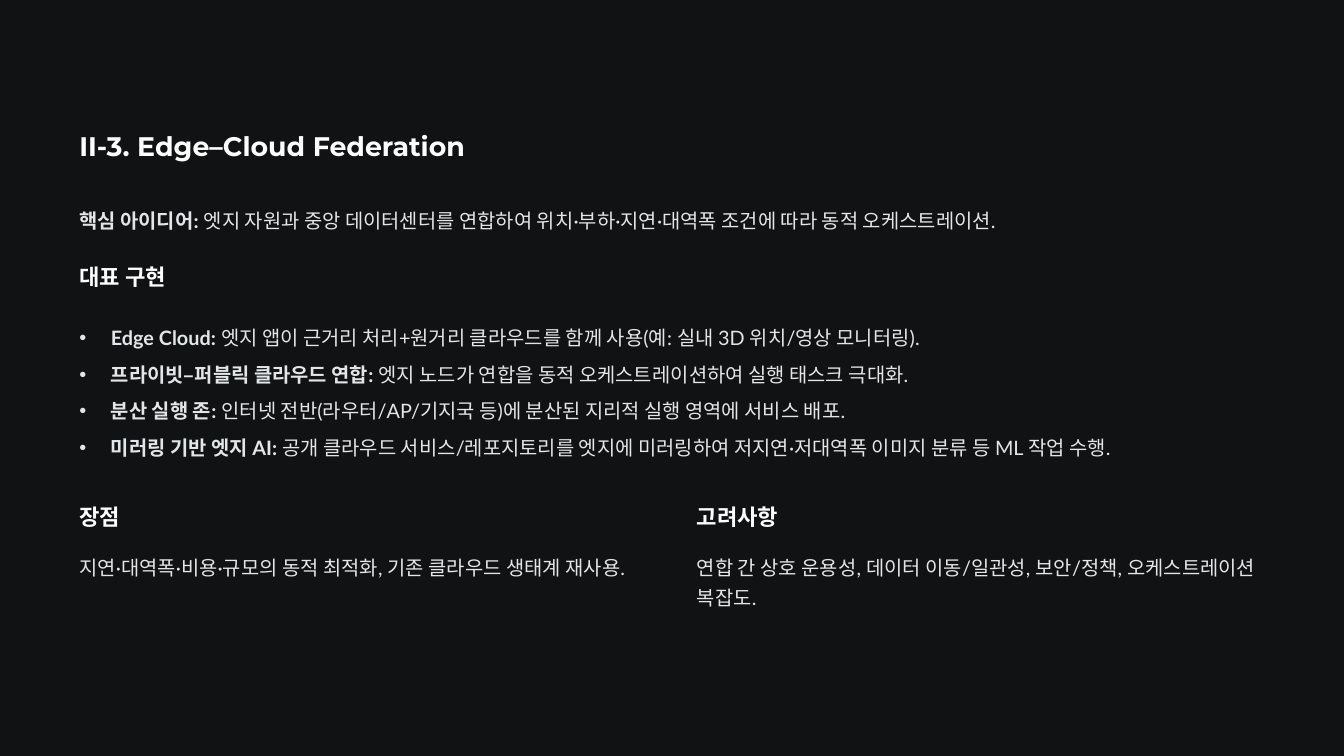
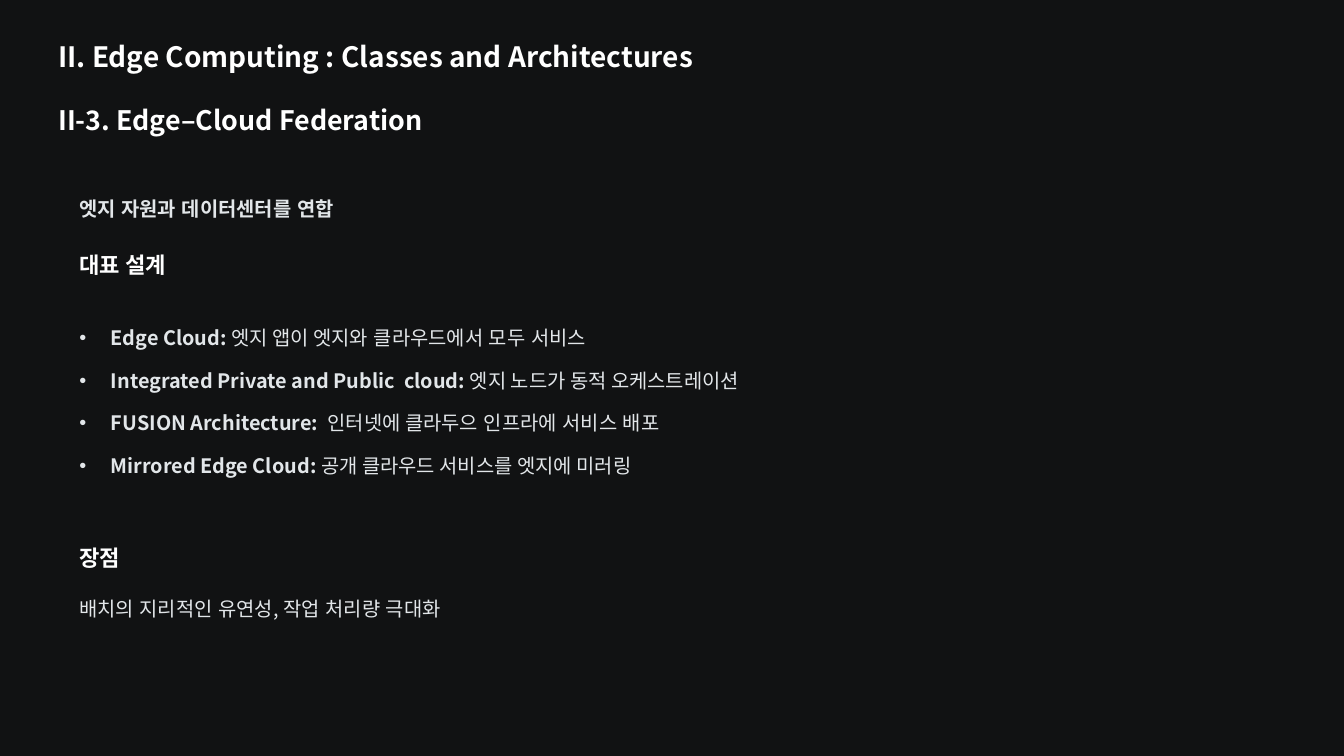
Before and after one commit to dhkeum9886/kmu-cloud-ai, a slide deck: slide 14 of 과제/Edge_Computing_for_the_Internet_of_Thing/Edge-Computing-for-the-Internet-of-Things-A-Case-Study.pptx (slide 13 before the commit). Drawn at 1344x756 pixels with LibreOffice and Linux fonts; fonts in the diff are those of the drawing. Boxes give left, top, right and bottom in pixels: in the first picture for what was removed or moved away, otherwise in the second. Text is boxed around its words. In the diff, an @@ line names an element or a change of style, - is before the commit and + after.

```diff
--- a/과제/Edge_Computing_for_the_Internet_of_Thing/Edge-Computing-for-the-Internet-of-Things-A-Case-Study.pptx
+++ b/과제/Edge_Computing_for_the_Internet_of_Thing/Edge-Computing-for-the-Internet-of-Things-A-Case-Study.pptx
@@ text added at (58,44,693,74), 24 pt, text #FFFFFF, bold @@
+II. Edge Computing : Classes and Architectures
@@ text "II-3. Edge–Cloud Federation": place and size @@
-text "II-3. Edge–Cloud Federation" at (79,135,465,162)
+text "II-3. Edge–Cloud Federation" at (58,108,422,137)
@@ text "II-3. Edge–Cloud Federation" at (58,108,422,137): font Montserrat to Noto Sans CJK KR @@
@@ text at (79,199,334,218): text changed; font Lato to Noto Sans CJK KR; bold on @@
-핵심 아이디어: 엣지 자원과 중앙 데이터센터를 연합하여 위치·부하·지연·대역폭 조건에 따라 동적 오케스트레이션.
+엣지 자원과 데이터센터를 연합
@@ text at (79,254,166,275): text changed; font Montserrat to Noto Sans CJK KR @@
-대표 구현
+대표 설계
@@ text at (111,328,586,350): text changed; font Lato to Noto Sans CJK KR @@
-• Edge Cloud: 엣지 앱이 근거리 처리+원거리 클라우드를 함께 사용(예: 실내 3D 위치/영상 모니터링).
+• Edge Cloud: 엣지 앱이 엣지와 클라우드에서 모두 서비스
@@ text at (111,371,739,393): text changed; font Lato to Noto Sans CJK KR; bold on @@
-• 프라이빗–퍼블릭 클라우드 연합: 엣지 노드가 연합을 동적 오케스트레이션하여 실행 태스크 극대화.
+• Integrated Private and Public cloud: 엣지 노드가 동적 오케스트레이션
@@ text at (111,413,660,432): text changed; font Lato to Noto Sans CJK KR; bold on @@
-• 분산 실행 존: 인터넷 전반(라우터/AP/기지국 등)에 분산된 지리적 실행 영역에 서비스 배포.
+• FUSION Architecture: 인터넷에 클라두으 인프라에 서비스 배포
@@ text at (111,456,632,478): text changed; font Lato to Noto Sans CJK KR; bold on @@
-• 미러링 기반 엣지 AI: 공개 클라우드 서비스/레포지토리를 엣지에 미러링하여 저지연·저대역폭 이미지 분류 등 ML 작업 수행.
+• Mirrored Edge Cloud: 공개 클라우드 서비스를 엣지에 미러링
@@ text removed at (697,506,778,527) @@
-고려사항
@@ text "장점" at (79,547,120,568): font Montserrat to Noto Sans CJK KR @@
@@ text "장점": place and size @@
-text "장점" at (79,506,120,527)
+text "장점" at (79,547,120,568)
@@ text removed at (79,558,626,578) @@
-지연·대역폭·비용·규모의 동적 최적화, 기존 클라우드 생태계 재사용.
@@ text removed at (697,558,1255,607) @@
-연합 간 상호 운용성, 데이터 이동/일관성, 보안/정책, 오케스트레이션 복잡도.
@@ text added at (79,599,441,620), 17 pt, text #E2E6E9 @@
+배치의 지리적인 유연성, 작업 처리량 극대화
```
Also in this commit, not shown: 23 other slides changed, 10 slides added, 7 slides removed, 3 other files.
